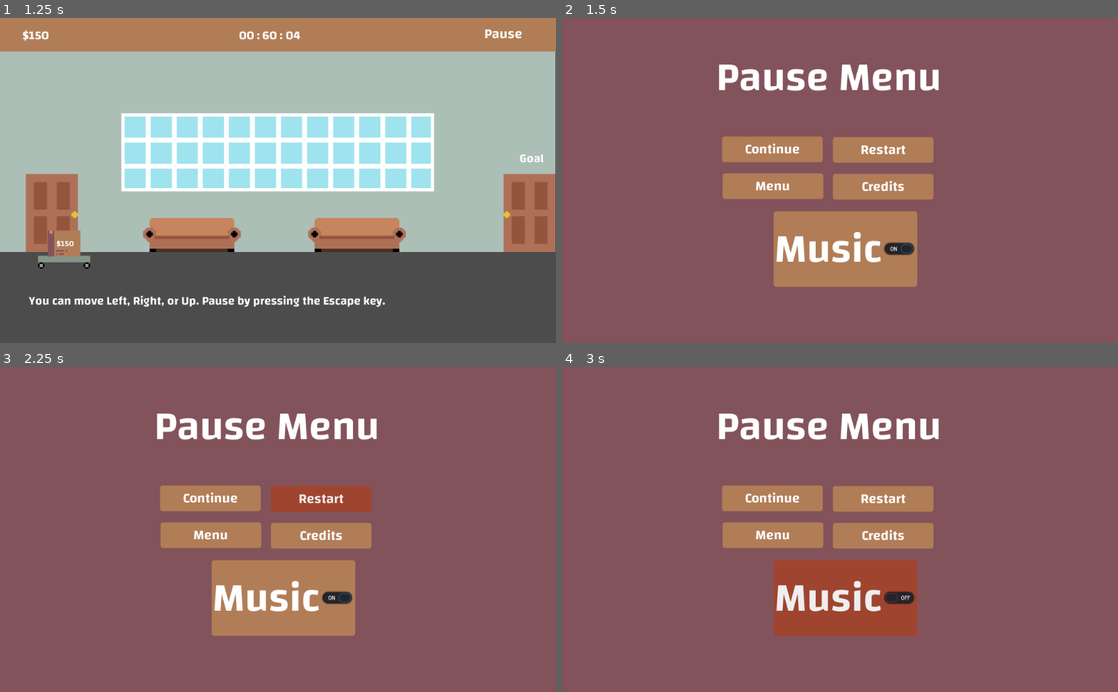
Above: before the commit, frames 1-4 (two rows, left to right).
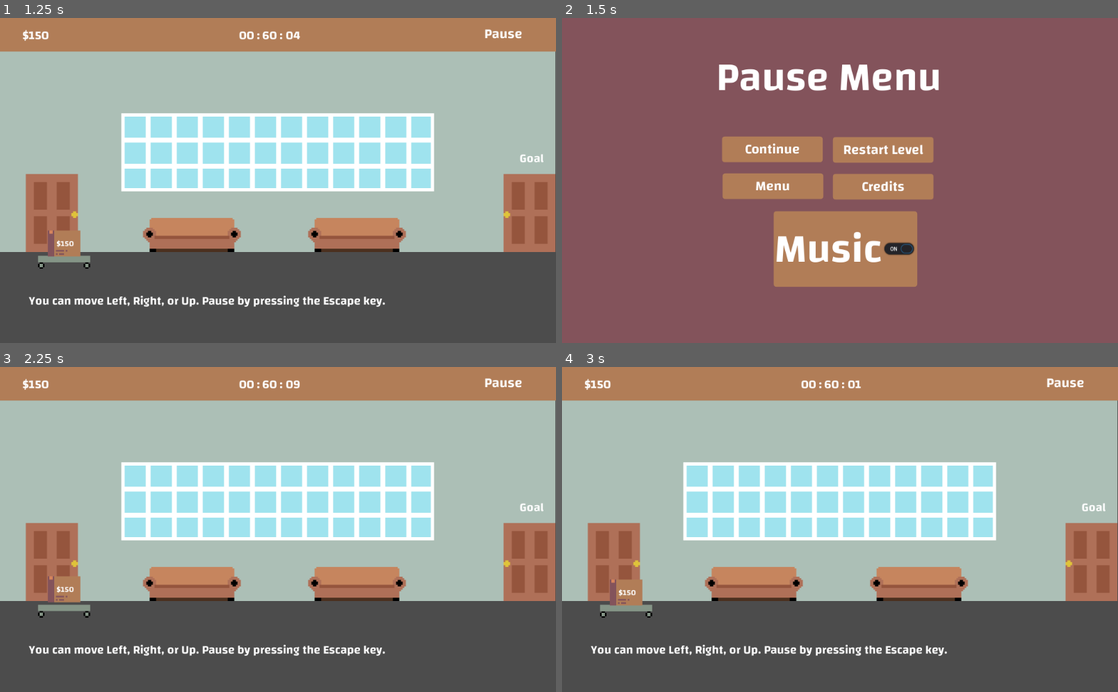
Above: after the commit, the same moments.

Repository: JMixson/moving-out-day
Game: Godot game, scene res://Scenes/Main_Menu.tscn
Two runs of this game, one before a commit and one after it. Both use one fixed random seed, a clock stepped at 60 frames per second and the inputs below.
Inputs (mouse positions are in pixels of both pictures, inside the frame that each line leads up to):
- Up to frame 1 (1.25 s): click "Play" at 0.5 s
- Up to frame 2 (1.5 s): click "Pause" at 1.25 s
- Up to frame 3 (2.25 s): click "Restart" (after the commit: "Restart Level") at 2 s
- Up to frame 4 (3 s): click (778, 607) at 2.75 s, where only the run before the commit has a clickable "Restart"

Frame 1 is identical in both runs. In frame 2, 0.2% of the frame differs, in the area x 50-65%, y 38-43%; in frame 3, 99%; in frame 4, 100%, in the area x 0-100%, y 0-100%.
Error in both runs: Invalid set index 'text' (on base: 'null instance') with value of type 'String'. (res://Scripts/Level.gd:24)

Commit message:
Update buttons

Diff:
--- a/Scenes/Pause.tscn
+++ b/Scenes/Pause.tscn
@@ -51,7 +51,7 @@
 margin_bottom = 267.0
 mouse_default_cursor_shape = 2
 theme = ExtResource( 1 )
-text = "Restart"
+text = "Restart Level"
 __meta__ = {
 "_edit_use_anchors_": false
 }
--- a/Scripts/Pause.gd
+++ b/Scripts/Pause.gd
@@ -16,13 +16,14 @@
 	resume()
 
 func _on_Restart_Btn_pressed():
-	Global.restart_settings()
-	get_tree().change_scene("res://Scenes/Level 1.tscn")
+	Global.price = 0
+	Global.box_num = 0
+	get_tree().change_scene("res://Scenes/Level.tscn")
 	resume()
 
 func _on_Menu_Btn_pressed():
 	Global.restart_settings()
-	get_tree().change_scene("res://Scenes/Main Menu.tscn")
+	get_tree().change_scene("res://Scenes/Main_Menu.tscn")
 
 func _on_Credits_Btn_pressed():
 	Global.restart_settings()
